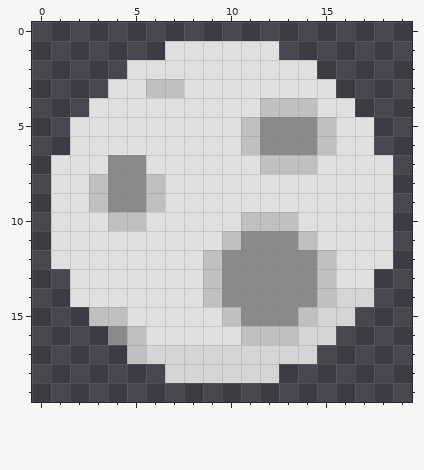
Two versions of one pixel-art file, Wallpaper9/Little moon.aseprite. Above is the file before it was changed.
20x20 pixels, 1 frame.
The result:
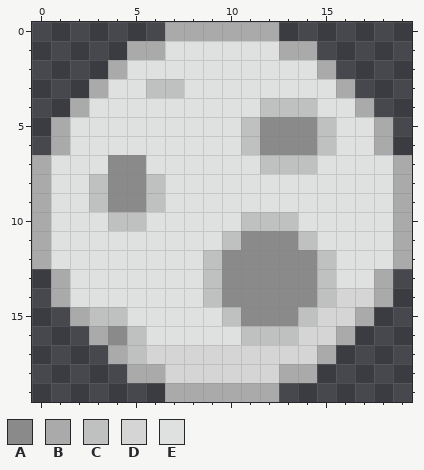
Palette (. is transparent): A #8a8a8a  B #aaaaaa  C #bfc0c0  D #d5d5d5  E #dfe0e0
The exact change:
Colour B now appears in row 0 at x 7 to 12; in row 1 at x 5 to 6 and 13 to 14; in row 2 at x 4 and 15; in row 3 at x 3 and 16; in row 4 at x 2 and 17; in rows 5 to 6 at x 1 and 18.
Colour B now appears in rows 7 to 12 at x 0 and 19; in rows 13 to 14 at x 1 and 18; in row 15 at x 2 and 17; in row 16 at x 3 and 16; in row 17 at x 4 and 15; in row 18 at x 5 to 6 and 13 to 14.
Colour B now appears in row 19 at x 7 to 12.
Pixel boxes of the changes (left, top, right, bottom) in both pictures:
added: (32, 22, 412, 402)
